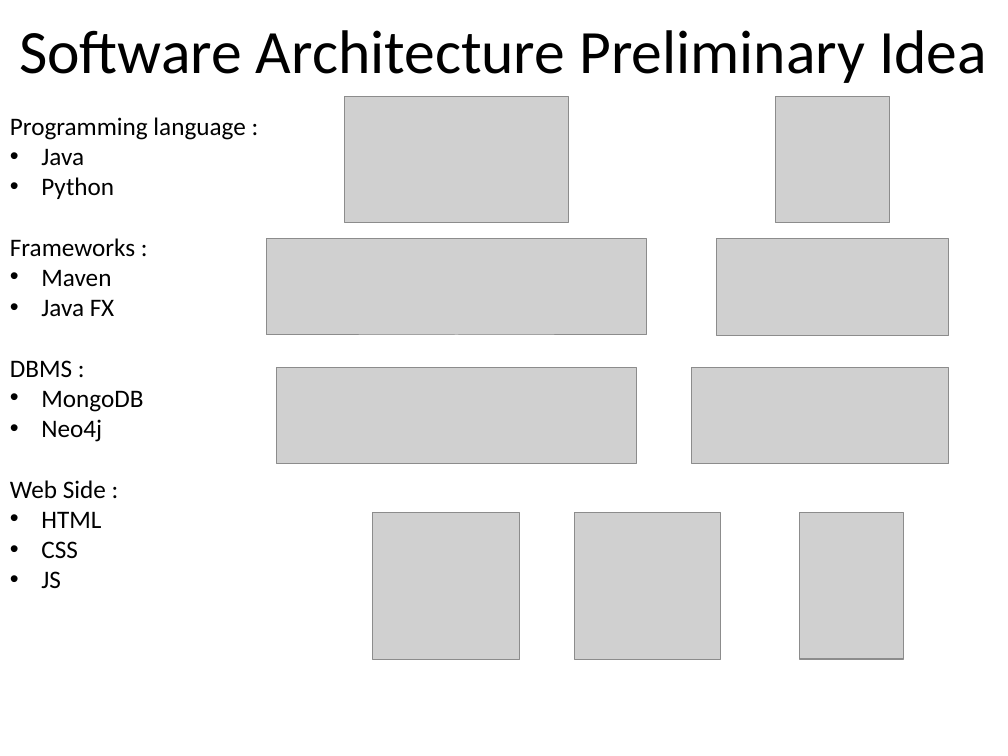
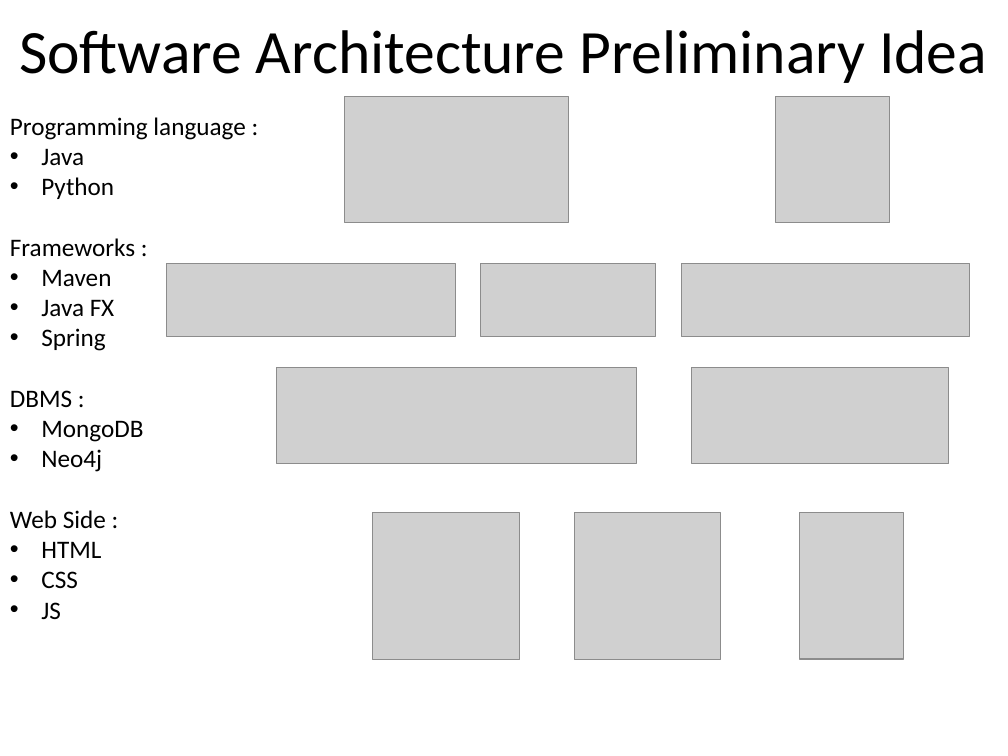
Before and after one commit to JacopoCarlon/LSMSDB_Project, a slide deck: slide 10 of 070_presentation/CarlonRiccardiElOurrak_ProjectDesignPresentation.pptx. Drawn at 1008x756 pixels with LibreOffice and Linux fonts; fonts in the diff are those of the drawing; grey boxes stand for pictures; background and template pictures are left out. Boxes give left, top, right and bottom in pixels: in the first picture for what was removed or moved away, otherwise in the second. Text is boxed around its words. In the diff, an @@ line names an element or a change of style, - is before the commit and + after.

```diff
--- a/070_presentation/CarlonRiccardiElOurrak_ProjectDesignPresentation.pptx
+++ b/070_presentation/CarlonRiccardiElOurrak_ProjectDesignPresentation.pptx
@@ picture: place and size @@
-picture at (266,239,647,336)
+picture at (166,263,455,336)
@@ picture: place and size @@
-picture at (717,239,950,336)
+picture at (481,263,656,336)
@@ picture added at (681,263,970,336) @@
@@ text at (41,328,105,351): paragraph added @@
+• Spring
```
Also in this commit, not shown: 5 other slides changed, 13 other files.
